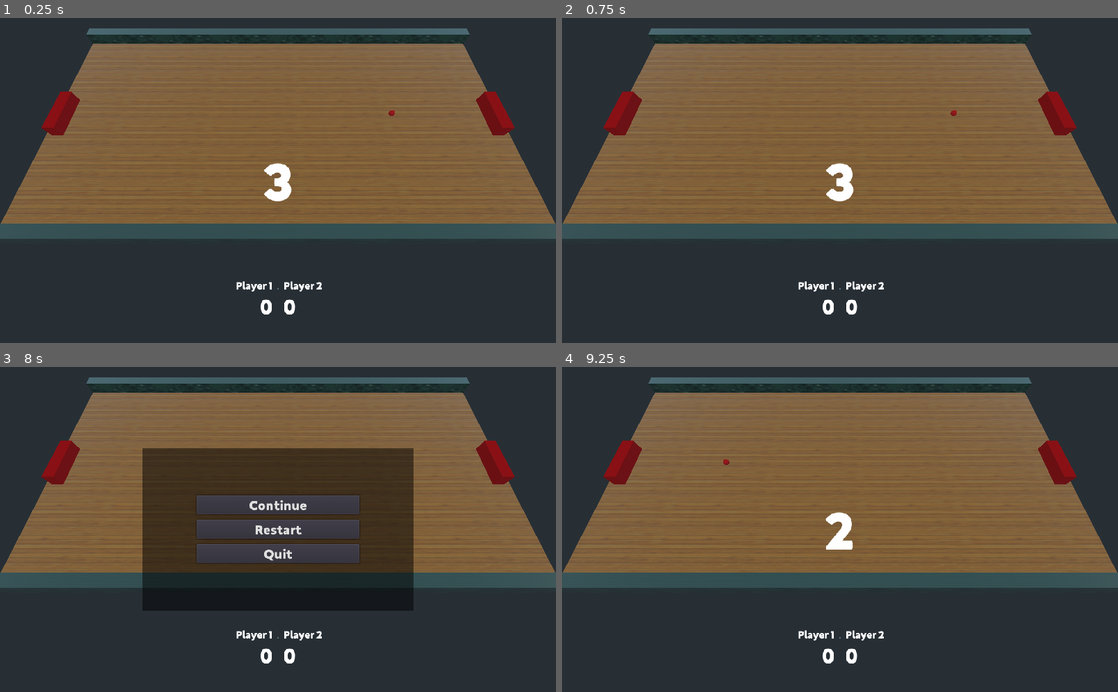
Above: before the commit, frames 1-4 (two rows, left to right).
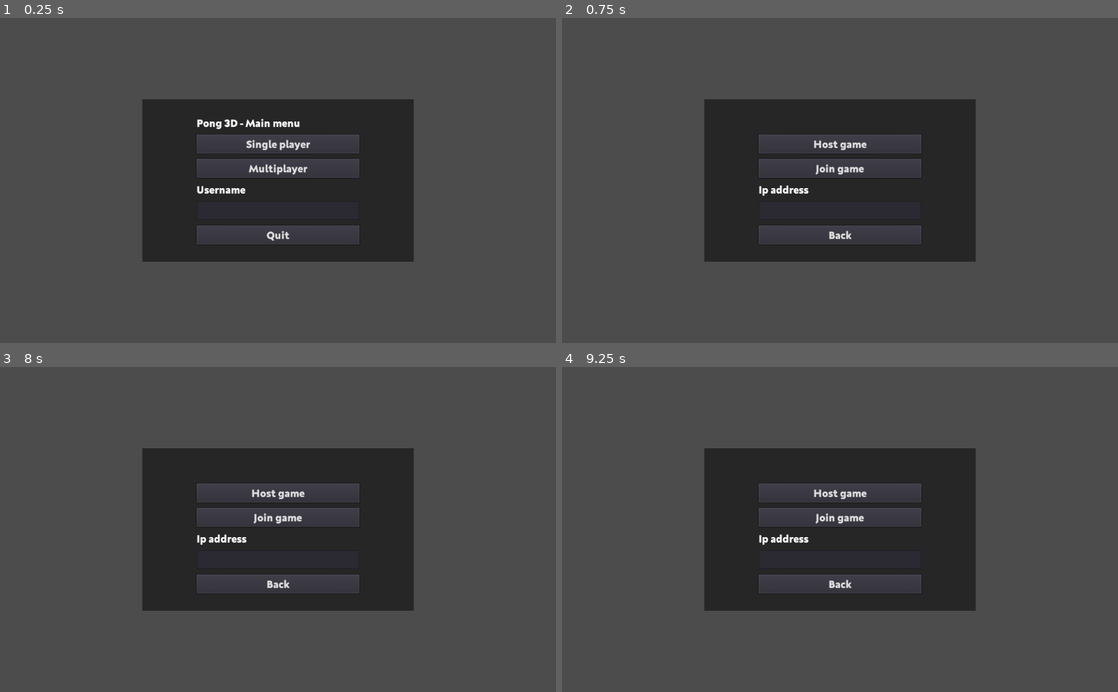
Above: after the commit, the same moments.

Repository: skarjalainen/godot-pong3d
Game: Godot game, scene res://src/Root.tscn
The game is run twice, just before and just after one commit, with the same random seed, the same clock (stepped at 60 frames per second) and the same inputs.
Inputs (mouse positions are in pixels of both pictures, inside the frame that each line leads up to):
- Up to frame 1 (0.25 s): no input
- Up to frame 2 (0.75 s): click (840, 167) at 0.5 s, where only the run after the commit has a clickable "Multiplayer"
- Up to frame 3 (8 s): click (278, 493) at 1.25 s, where only the run after the commit has a clickable "Host game"; click (278, 516) at 2 s, where only the run after the commit has a clickable "Join game"; click (278, 584) at 2.75 s, where only the run after the commit has a clickable "Back"; click (278, 516) at 3.5 s, where only the run after the commit has a clickable "Multiplayer"; tap Enter at 4.25, 5.75 s; tap Space at 5, 7.25 s; tap Escape (ui_cancel) at 7.9 s
- Up to frame 4 (9.25 s): click (840, 529) at 8 s, where only the run before the commit has a clickable "Restart"; tap Enter at 8.75 s

The runs differ from the first frame. In frame 1, 93% of the frame differs, in the area x 0-100%, y 0-100%; in frame 2, 93%; in frame 3, 86%; in frame 4, 93%.

Commit message:
Add mainmenu, network menu, scene changing

Diff:
--- a/project.godot
+++ b/project.godot
@@ -27,6 +27,7 @@
 [autoload]
 
 Global="*res://src/Singletons/Global.gd"
+Scene="*res://src/Singletons/Scene.gd"
 
 [gui]
 
--- a/res/fonts/Neufreit-ExtraBold.tres
+++ b/res/fonts/Neufreit-ExtraBold.tres
@@ -3,5 +3,5 @@
 [ext_resource path="res://res/fonts/Neufreit-ExtraBold.otf" type="DynamicFontData" id=1]
 
 [resource]
-size = 25
+size = 20
 font_data = ExtResource( 1 )
--- /dev/null
+++ b/src/Camera.tscn
@@ -0,0 +1,4 @@
+[gd_scene format=2]
+
+[node name="Camera" type="Camera"]
+transform = Transform( -1.62921e-07, -0.906308, 0.422618, 0, 0.422618, 0.906308, -1, 1.47657e-07, -6.88533e-08, 14, 17, 0 )
--- a/src/Levels/Level1.tscn
+++ b/src/Levels/Level1.tscn
@@ -1,9 +1,13 @@
-[gd_scene load_steps=7 format=2]
+[gd_scene load_steps=11 format=2]
 
+[ext_resource path="res://src/UI/HUD.tscn" type="PackedScene" id=1]
+[ext_resource path="res://src/UI/StartCounter.tscn" type="PackedScene" id=2]
+[ext_resource path="res://src/UI/PauseMenu.tscn" type="PackedScene" id=3]
 [ext_resource path="res://src/Elements/Wall.tscn" type="PackedScene" id=4]
 [ext_resource path="res://src/Actors/Ball.tscn" type="PackedScene" id=5]
 [ext_resource path="res://src/Actors/Player.tscn" type="PackedScene" id=6]
 [ext_resource path="res://src/Elements/Floor.tscn" type="PackedScene" id=7]
+[ext_resource path="res://src/Camera.tscn" type="PackedScene" id=8]
 
 [sub_resource type="PhysicsMaterial" id=1]
 friction = 0.0
@@ -35,3 +39,18 @@
 [node name="Player2" parent="." instance=ExtResource( 6 )]
 transform = Transform( 1, 0, 0, 0, 1, 0, 0, 0, 1, 0, 1, -19 )
 player_id = "p2"
+
+[node name="UI" type="Control" parent="."]
+anchor_right = 1.0
+anchor_bottom = 1.0
+__meta__ = {
+"_edit_use_anchors_": false
+}
+
+[node name="HUD" parent="UI" instance=ExtResource( 1 )]
+
+[node name="StartCounter" parent="UI" instance=ExtResource( 2 )]
+
+[node name="PauseMenu" parent="UI" instance=ExtResource( 3 )]
+
+[node name="Camera" parent="." instance=ExtResource( 8 )]
--- a/src/Root.gd
+++ b/src/Root.gd
@@ -1,16 +1,5 @@
-extends Spatial
+extends Node
 
 
-# Declare member variables here. Examples:
-# var a = 2
-# var b = "text"
-
-
-# Called when the node enters the scene tree for the first time.
 func _ready():
-	pass # Replace with function body.
-
-
-# Called every frame. 'delta' is the elapsed time since the previous frame.
-#func _process(delta):
-#	pass
+	pass
--- a/src/Root.tscn
+++ b/src/Root.tscn
@@ -1,222 +1,9 @@
-[gd_scene load_steps=14 format=2]
+[gd_scene load_steps=3 format=2]
 
-[ext_resource path="res://src/Levels/Level1.tscn" type="PackedScene" id=1]
-[ext_resource path="res://src/UI/StartCounter.gd" type="Script" id=2]
-[ext_resource path="res://res/themes/main.tres" type="Theme" id=3]
-[ext_resource path="res://res/fonts/Neufreit-ExtraBold.otf" type="DynamicFontData" id=4]
-[ext_resource path="res://res/fonts/Neufreit-ExtraBold.tres" type="DynamicFont" id=5]
+[ext_resource path="res://src/UI/MainMenu.tscn" type="PackedScene" id=1]
 [ext_resource path="res://src/Root.gd" type="Script" id=6]
-[ext_resource path="res://src/UI/PauseMenu.gd" type="Script" id=7]
-[ext_resource path="res://src/UI/HUD.gd" type="Script" id=8]
 
-[sub_resource type="DynamicFont" id=1]
-size = 100
-font_data = ExtResource( 4 )
-
-[sub_resource type="DynamicFont" id=2]
-size = 20
-font_data = ExtResource( 4 )
-
-[sub_resource type="DynamicFont" id=3]
-size = 40
-font_data = ExtResource( 4 )
-
-[sub_resource type="DynamicFont" id=4]
-size = 20
-font_data = ExtResource( 4 )
-
-[sub_resource type="DynamicFont" id=5]
-size = 40
-font_data = ExtResource( 4 )
-
-[node name="Root" type="Spatial"]
+[node name="Root" type="Node"]
 script = ExtResource( 6 )
 
-[node name="Level1" parent="." instance=ExtResource( 1 )]
-
-[node name="Camera" type="Camera" parent="."]
-transform = Transform( -1.62921e-07, -0.906308, 0.422618, 0, 0.422618, 0.906308, -1, 1.47656e-07, -6.88533e-08, 14, 17, 0 )
-
-[node name="UI" type="Control" parent="."]
-anchor_right = 1.0
-anchor_bottom = 1.0
-theme = ExtResource( 3 )
-__meta__ = {
-"_edit_use_anchors_": false
-}
-
-[node name="StartCounter" type="MarginContainer" parent="UI"]
-pause_mode = 2
-anchor_left = 0.5
-anchor_top = 0.5
-anchor_right = 0.5
-anchor_bottom = 0.5
-margin_left = -27.5
-margin_top = -58.0
-margin_right = 27.5
-margin_bottom = 58.0
-script = ExtResource( 2 )
-__meta__ = {
-"_edit_use_anchors_": false
-}
-
-[node name="Value" type="Label" parent="UI/StartCounter"]
-margin_right = 55.0
-margin_bottom = 116.0
-custom_fonts/font = SubResource( 1 )
-text = "3"
-
-[node name="Timer" type="Timer" parent="UI/StartCounter"]
-
-[node name="HUD" type="MarginContainer" parent="UI"]
-anchor_top = 1.0
-anchor_right = 1.0
-anchor_bottom = 1.0
-margin_top = -138.0
-custom_constants/margin_right = 20
-custom_constants/margin_top = 20
-custom_constants/margin_left = 20
-custom_constants/margin_bottom = 20
-script = ExtResource( 8 )
-__meta__ = {
-"_edit_use_anchors_": false
-}
-
-[node name="ScoreContainer" type="HBoxContainer" parent="UI/HUD"]
-margin_left = 20.0
-margin_top = 20.0
-margin_right = 1004.0
-margin_bottom = 118.0
-custom_constants/separation = 20
-
-[node name="Player1" type="MarginContainer" parent="UI/HUD/ScoreContainer"]
-margin_right = 482.0
-margin_bottom = 98.0
-size_flags_horizontal = 3
-size_flags_vertical = 3
-
-[node name="DataContainer" type="VBoxContainer" parent="UI/HUD/ScoreContainer/Player1"]
-margin_right = 482.0
-margin_bottom = 98.0
-
-[node name="Name" type="Label" parent="UI/HUD/ScoreContainer/Player1/DataContainer"]
-margin_right = 482.0
-margin_bottom = 23.0
-custom_fonts/font = SubResource( 2 )
-text = "Player 1"
-align = 2
-
-[node name="Score" type="Label" parent="UI/HUD/ScoreContainer/Player1/DataContainer"]
-margin_top = 27.0
-margin_right = 482.0
-margin_bottom = 74.0
-custom_fonts/font = SubResource( 3 )
-text = "0"
-align = 2
-
-[node name="Player2" type="MarginContainer" parent="UI/HUD/ScoreContainer"]
-margin_left = 502.0
-margin_right = 984.0
-margin_bottom = 98.0
-size_flags_horizontal = 3
-size_flags_vertical = 3
-
-[node name="DataContainer" type="VBoxContainer" parent="UI/HUD/ScoreContainer/Player2"]
-margin_right = 482.0
-margin_bottom = 98.0
-
-[node name="Name" type="Label" parent="UI/HUD/ScoreContainer/Player2/DataContainer"]
-margin_right = 482.0
-margin_bottom = 23.0
-custom_fonts/font = SubResource( 4 )
-text = "Player 2"
-
-[node name="Score" type="Label" parent="UI/HUD/ScoreContainer/Player2/DataContainer"]
-margin_top = 27.0
-margin_right = 482.0
-margin_bottom = 74.0
-custom_fonts/font = SubResource( 5 )
-text = "0"
-
-[node name="PauseMenu" type="Popup" parent="UI"]
-pause_mode = 2
-anchor_left = 0.5
-anchor_top = 0.5
-anchor_right = 0.5
-anchor_bottom = 0.5
-margin_left = -512.0
-margin_top = -300.0
-margin_right = 512.0
-margin_bottom = 300.0
-script = ExtResource( 7 )
-__meta__ = {
-"_edit_use_anchors_": false
-}
-
-[node name="ColorRect" type="ColorRect" parent="UI/PauseMenu"]
-anchor_left = 0.5
-anchor_top = 0.5
-anchor_right = 0.5
-anchor_bottom = 0.5
-margin_left = -250.0
-margin_top = -150.0
-margin_right = 250.0
-margin_bottom = 150.0
-rect_min_size = Vector2( 500, 300 )
-color = Color( 0, 0, 0, 0.498039 )
-__meta__ = {
-"_edit_use_anchors_": false
-}
-
-[node name="MarginContainer" type="MarginContainer" parent="UI/PauseMenu/ColorRect"]
-anchor_left = 0.5
-anchor_top = 0.5
-anchor_right = 0.5
-anchor_bottom = 0.5
-margin_left = -250.0
-margin_top = -162.5
-margin_right = 250.0
-margin_bottom = 162.5
-custom_constants/margin_right = 100
-custom_constants/margin_top = 100
-custom_constants/margin_left = 100
-custom_constants/margin_bottom = 100
-__meta__ = {
-"_edit_use_anchors_": false
-}
-
-[node name="ButtonContainer" type="VBoxContainer" parent="UI/PauseMenu/ColorRect/MarginContainer"]
-margin_left = 100.0
-margin_top = 100.0
-margin_right = 400.0
-margin_bottom = 225.0
-custom_constants/separation = 10
-__meta__ = {
-"_edit_use_anchors_": false
-}
-
-[node name="ContinueButton" type="Button" parent="UI/PauseMenu/ColorRect/MarginContainer/ButtonContainer"]
-margin_right = 300.0
-margin_bottom = 35.0
-rect_min_size = Vector2( 300, 0 )
-text = "Continue"
-__meta__ = {
-"_edit_use_anchors_": false
-}
-
-[node name="RestartButton" type="Button" parent="UI/PauseMenu/ColorRect/MarginContainer/ButtonContainer"]
-margin_top = 45.0
-margin_right = 300.0
-margin_bottom = 80.0
-custom_fonts/font = ExtResource( 5 )
-text = "Restart"
-
-[node name="QuitButton" type="Button" parent="UI/PauseMenu/ColorRect/MarginContainer/ButtonContainer"]
-margin_top = 90.0
-margin_right = 300.0
-margin_bottom = 125.0
-custom_fonts/font = ExtResource( 5 )
-text = "Quit"
-[connection signal="pressed" from="UI/PauseMenu/ColorRect/MarginContainer/ButtonContainer/ContinueButton" to="UI/PauseMenu" method="_on_ContinueButton_pressed"]
-[connection signal="pressed" from="UI/PauseMenu/ColorRect/MarginContainer/ButtonContainer/RestartButton" to="UI/PauseMenu" method="_on_RestartButton_pressed"]
-[connection signal="pressed" from="UI/PauseMenu/ColorRect/MarginContainer/ButtonContainer/QuitButton" to="UI/PauseMenu" method="_on_QuitButton_pressed"]
+[node name="MainMenu" parent="." instance=ExtResource( 1 )]
--- a/src/Singletons/Global.gd
+++ b/src/Singletons/Global.gd
@@ -5,6 +5,7 @@
 const SCORE_TO_WIN = 5
 
 var isStartCounter = false
+var isMainMenu = true
 var isPauseMenu = false
 var isGameOver = false
 
--- /dev/null
+++ b/src/Singletons/Scene.gd
@@ -0,0 +1,30 @@
+extends Node
+
+
+var current_scene = null
+
+
+func _ready():
+	var root = get_tree().get_root()
+	current_scene = root.get_child(root.get_child_count() - 1)
+
+
+func goto_scene(path):
+	call_deferred("_deferred_goto_scene", path)
+
+
+func _deferred_goto_scene(path):
+	# It is now safe to remove the current scene
+	current_scene.free()
+
+	# Load the new scene.
+	var s = ResourceLoader.load(path)
+
+	# Instance the new scene.
+	current_scene = s.instance()
+
+	# Add it to the active scene, as child of root.
+	get_tree().get_root().add_child(current_scene)
+
+	# Optionally, to make it compatible with the SceneTree.change_scene() API.
+	get_tree().set_current_scene(current_scene)
--- /dev/null
+++ b/src/UI/HUD.tscn
@@ -0,0 +1,90 @@
+[gd_scene load_steps=7 format=2]
+
+[ext_resource path="res://res/fonts/Neufreit-ExtraBold.otf" type="DynamicFontData" id=1]
+[ext_resource path="res://src/UI/HUD.gd" type="Script" id=2]
+
+[sub_resource type="DynamicFont" id=2]
+size = 20
+font_data = ExtResource( 1 )
+
+[sub_resource type="DynamicFont" id=3]
+size = 40
+font_data = ExtResource( 1 )
+
+[sub_resource type="DynamicFont" id=4]
+size = 20
+font_data = ExtResource( 1 )
+
+[sub_resource type="DynamicFont" id=5]
+size = 40
+font_data = ExtResource( 1 )
+
+[node name="HUD" type="MarginContainer"]
+anchor_top = 1.0
+anchor_right = 1.0
+anchor_bottom = 1.0
+margin_top = -138.0
+custom_constants/margin_right = 20
+custom_constants/margin_top = 20
+custom_constants/margin_left = 20
+custom_constants/margin_bottom = 20
+script = ExtResource( 2 )
+__meta__ = {
+"_edit_use_anchors_": false
+}
+
+[node name="ScoreContainer" type="HBoxContainer" parent="."]
+margin_left = 20.0
+margin_top = 20.0
+margin_right = 1004.0
+margin_bottom = 118.0
+custom_constants/separation = 20
+
+[node name="Player1" type="MarginContainer" parent="ScoreContainer"]
+margin_right = 482.0
+margin_bottom = 98.0
+size_flags_horizontal = 3
+size_flags_vertical = 3
+
+[node name="DataContainer" type="VBoxContainer" parent="ScoreContainer/Player1"]
+margin_right = 482.0
+margin_bottom = 98.0
+
+[node name="Name" type="Label" parent="ScoreContainer/Player1/DataContainer"]
+margin_right = 482.0
+margin_bottom = 23.0
+custom_fonts/font = SubResource( 2 )
+text = "Player 1"
+align = 2
+
+[node name="Score" type="Label" parent="ScoreContainer/Player1/DataContainer"]
+margin_top = 27.0
+margin_right = 482.0
+margin_bottom = 74.0
+custom_fonts/font = SubResource( 3 )
+text = "0"
+align = 2
+
+[node name="Player2" type="MarginContainer" parent="ScoreContainer"]
+margin_left = 502.0
+margin_right = 984.0
+margin_bottom = 98.0
+size_flags_horizontal = 3
+size_flags_vertical = 3
+
+[node name="DataContainer" type="VBoxContainer" parent="ScoreContainer/Player2"]
+margin_right = 482.0
+margin_bottom = 98.0
+
+[node name="Name" type="Label" parent="ScoreContainer/Player2/DataContainer"]
+margin_right = 482.0
+margin_bottom = 23.0
+custom_fonts/font = SubResource( 4 )
+text = "Player 2"
+
+[node name="Score" type="Label" parent="ScoreContainer/Player2/DataContainer"]
+margin_top = 27.0
+margin_right = 482.0
+margin_bottom = 74.0
+custom_fonts/font = SubResource( 5 )
+text = "0"
--- /dev/null
+++ b/src/UI/MainMenu.gd
@@ -0,0 +1,22 @@
+extends Control
+
+
+const PORT = 3000
+
+onready var NameInput = get_node("ColorRect/MarginContainer/ButtonContainer/NameInput")
+
+
+func _ready():
+	pass
+
+
+func _on_SinglePlayerButton_pressed():
+	Scene.goto_scene("res://src/Levels/Level1.tscn")
+
+
+func _on_MultiPlayerButton_pressed():
+	Scene.goto_scene("res://src/UI/NetworkMenu.tscn")
+
+
+func _on_QuitButton_pressed():
+	get_tree().quit()
--- /dev/null
+++ b/src/UI/MainMenu.tscn
@@ -0,0 +1,128 @@
+[gd_scene load_steps=3 format=2]
+
+[ext_resource path="res://res/fonts/Neufreit-ExtraBold.tres" type="DynamicFont" id=1]
+[ext_resource path="res://src/UI/MainMenu.gd" type="Script" id=2]
+
+[node name="MainMenu" type="Control"]
+pause_mode = 2
+anchor_left = 0.5
+anchor_top = 0.5
+anchor_right = 0.5
+anchor_bottom = 0.5
+margin_left = -512.0
+margin_top = -300.0
+margin_right = 512.0
+margin_bottom = 300.0
+script = ExtResource( 2 )
+__meta__ = {
+"_edit_use_anchors_": false
+}
+
+[node name="ColorRect" type="ColorRect" parent="."]
+anchor_left = 0.5
+anchor_top = 0.5
+anchor_right = 0.5
+anchor_bottom = 0.5
+margin_left = -250.0
+margin_top = -150.0
+margin_right = 250.0
+margin_bottom = 150.0
+rect_min_size = Vector2( 500, 300 )
+color = Color( 0, 0, 0, 0.498039 )
+__meta__ = {
+"_edit_use_anchors_": false
+}
+
+[node name="Status" type="Label" parent="ColorRect"]
+margin_left = 10.0
+margin_top = 10.0
+margin_right = 490.0
+margin_bottom = 45.0
+rect_min_size = Vector2( 480, 35 )
+custom_fonts/font = ExtResource( 1 )
+__meta__ = {
+"_edit_use_anchors_": false
+}
+
+[node name="MarginContainer" type="MarginContainer" parent="ColorRect"]
+anchor_left = 0.5
+anchor_top = 0.5
+anchor_right = 0.5
+anchor_bottom = 0.5
+margin_left = -250.0
+margin_top = -218.0
+margin_right = 250.0
+margin_bottom = 218.0
+custom_constants/margin_right = 100
+custom_constants/margin_top = 100
+custom_constants/margin_left = 100
+custom_constants/margin_bottom = 100
+__meta__ = {
+"_edit_use_anchors_": false
+}
+
+[node name="ButtonContainer" type="VBoxContainer" parent="ColorRect/MarginContainer"]
+margin_left = 100.0
+margin_top = 100.0
+margin_right = 400.0
+margin_bottom = 336.0
+custom_constants/separation = 10
+__meta__ = {
+"_edit_use_anchors_": false
+}
+
+[node name="MainMenuLabel" type="Label" parent="ColorRect/MarginContainer/ButtonContainer"]
+margin_right = 300.0
+margin_bottom = 23.0
+rect_min_size = Vector2( 300, 23 )
+custom_fonts/font = ExtResource( 1 )
+text = "Pong 3D - Main menu"
+
+[node name="SinglePlayerButton" type="Button" parent="ColorRect/MarginContainer/ButtonContainer"]
+margin_top = 33.0
+margin_right = 300.0
+margin_bottom = 68.0
+rect_min_size = Vector2( 300, 35 )
+custom_fonts/font = ExtResource( 1 )
+text = "Single player"
+__meta__ = {
+"_edit_use_anchors_": false
+}
+
+[node name="MultiPlayerButton" type="Button" parent="ColorRect/MarginContainer/ButtonContainer"]
+margin_top = 78.0
+margin_right = 300.0
+margin_bottom = 113.0
+rect_min_size = Vector2( 300, 35 )
+custom_fonts/font = ExtResource( 1 )
+text = "Multiplayer"
+
+[node name="UsernameLabel" type="Label" parent="ColorRect/MarginContainer/ButtonContainer"]
+margin_top = 123.0
+margin_right = 300.0
+margin_bottom = 146.0
+rect_min_size = Vector2( 300, 23 )
+custom_fonts/font = ExtResource( 1 )
+text = "Username"
+__meta__ = {
+"_edit_use_anchors_": false
+}
+
+[node name="NameInput" type="TextEdit" parent="ColorRect/MarginContainer/ButtonContainer"]
+margin_top = 156.0
+margin_right = 300.0
+margin_bottom = 191.0
+rect_min_size = Vector2( 300, 35 )
+hint_tooltip = "IP Address"
+custom_fonts/font = ExtResource( 1 )
+
+[node name="QuitButton" type="Button" parent="ColorRect/MarginContainer/ButtonContainer"]
+margin_top = 201.0
+margin_right = 300.0
+margin_bottom = 236.0
+rect_min_size = Vector2( 300, 35 )
+custom_fonts/font = ExtResource( 1 )
+text = "Quit"
+[connection signal="pressed" from="ColorRect/MarginContainer/ButtonContainer/SinglePlayerButton" to="." method="_on_SinglePlayerButton_pressed"]
+[connection signal="pressed" from="ColorRect/MarginContainer/ButtonContainer/MultiPlayerButton" to="." method="_on_MultiPlayerButton_pressed"]
+[connection signal="pressed" from="ColorRect/MarginContainer/ButtonContainer/QuitButton" to="." method="_on_QuitButton_pressed"]
--- /dev/null
+++ b/src/UI/NetworkMenu.gd
@@ -0,0 +1,58 @@
+extends Control
+
+
+const PORT = 3000
+
+onready var Status = get_node("ColorRect/Status")
+onready var IpInput = get_node("ColorRect/MarginContainer/ButtonContainer/IpInput")
+
+
+func _ready():
+	get_tree().connect("connected_to_server", self, "enter_room")
+	get_tree().connect("network_peer_connected", self, "user_entered")
+	get_tree().connect("network_peer_disconnected", self, "user_exited")
+	get_tree().connect("server_disconnected", self, "_server_disconnected")
+
+
+func user_entered(id):
+	Status.text = str(id) + " joined the game"
+
+
+func user_exited(id):
+	Status.text = str(id) + " left the game"
+
+
+func host_game():
+	var host = NetworkedMultiplayerENet.new()
+	host.create_server(PORT, 1)
+	get_tree().network_peer = host
+	Status.text = "Game created, waiting for opponent"
+
+
+func join_game():
+	var ip = IpInput.text
+	var host = NetworkedMultiplayerENet.new()
+	host.create_client(ip, PORT)
+	get_tree().network_peer = host
+
+
+func send_message():
+	var msg = "message"
+	var id = get_tree().get_network_unique_id()
+	rpc("receive_message", id, msg)
+
+
+sync func receive_message(id, msg):
+	Status.text = str(id) + ": " + msg
+
+
+func _on_HostButton_pressed():
+	host_game()
+
+
+func _on_JoinButton_pressed():
+	join_game()
+
+
+func _on_BackButton_pressed():
+	Scene.goto_scene("res://src/UI/MainMenu.tscn")
--- /dev/null
+++ b/src/UI/NetworkMenu.tscn
@@ -0,0 +1,117 @@
+[gd_scene load_steps=3 format=2]
+
+[ext_resource path="res://res/fonts/Neufreit-ExtraBold.tres" type="DynamicFont" id=1]
+[ext_resource path="res://src/UI/NetworkMenu.gd" type="Script" id=2]
+
+[node name="NetworkMenu" type="Control"]
+pause_mode = 2
+anchor_left = 0.5
+anchor_top = 0.5
+anchor_right = 0.5
+anchor_bottom = 0.5
+margin_left = -512.0
+margin_top = -300.0
+margin_right = 512.0
+margin_bottom = 300.0
+script = ExtResource( 2 )
+__meta__ = {
+"_edit_use_anchors_": false
+}
+
+[node name="ColorRect" type="ColorRect" parent="."]
+anchor_left = 0.5
+anchor_top = 0.5
+anchor_right = 0.5
+anchor_bottom = 0.5
+margin_left = -250.0
+margin_top = -150.0
+margin_right = 250.0
+margin_bottom = 150.0
+rect_min_size = Vector2( 500, 300 )
+color = Color( 0, 0, 0, 0.498039 )
+__meta__ = {
+"_edit_use_anchors_": false
+}
+
+[node name="Status" type="Label" parent="ColorRect"]
+margin_left = 10.0
+margin_top = 10.0
+margin_right = 490.0
+margin_bottom = 45.0
+rect_min_size = Vector2( 480, 35 )
+custom_fonts/font = ExtResource( 1 )
+__meta__ = {
+"_edit_use_anchors_": false
+}
+
+[node name="MarginContainer" type="MarginContainer" parent="ColorRect"]
+anchor_left = 0.5
+anchor_top = 0.5
+anchor_right = 0.5
+anchor_bottom = 0.5
+margin_left = -250.0
+margin_top = -185.0
+margin_right = 250.0
+margin_bottom = 185.0
+custom_constants/margin_right = 100
+custom_constants/margin_top = 100
+custom_constants/margin_left = 100
+custom_constants/margin_bottom = 100
+__meta__ = {
+"_edit_use_anchors_": false
+}
+
+[node name="ButtonContainer" type="VBoxContainer" parent="ColorRect/MarginContainer"]
+margin_left = 100.0
+margin_top = 100.0
+margin_right = 400.0
+margin_bottom = 303.0
+custom_constants/separation = 10
+__meta__ = {
+"_edit_use_anchors_": false
+}
+
+[node name="HostButton" type="Button" parent="ColorRect/MarginContainer/ButtonContainer"]
+margin_right = 300.0
+margin_bottom = 35.0
+rect_min_size = Vector2( 300, 35 )
+custom_fonts/font = ExtResource( 1 )
+text = "Host game"
+__meta__ = {
+"_edit_use_anchors_": false
+}
+
+[node name="JoinButton" type="Button" parent="ColorRect/MarginContainer/ButtonContainer"]
+margin_top = 45.0
+margin_right = 300.0
+margin_bottom = 80.0
+rect_min_size = Vector2( 300, 35 )
+custom_fonts/font = ExtResource( 1 )
+text = "Join game"
+
+[node name="Label" type="Label" parent="ColorRect/MarginContainer/ButtonContainer"]
+margin_top = 90.0
+margin_right = 300.0
+margin_bottom = 113.0
+rect_min_size = Vector2( 300, 23 )
+custom_fonts/font = ExtResource( 1 )
+text = "Ip address"
+
+[node name="IpInput" type="TextEdit" parent="ColorRect/MarginContainer/ButtonContainer"]
+margin_top = 123.0
+margin_right = 300.0
+margin_bottom = 158.0
+rect_min_size = Vector2( 300, 35 )
+hint_tooltip = "IP Address"
+custom_fonts/font = ExtResource( 1 )
+
+[node name="BackButton" type="Button" parent="ColorRect/MarginContainer/ButtonContainer"]
+margin_top = 168.0
+margin_right = 300.0
+margin_bottom = 203.0
+rect_min_size = Vector2( 300, 35 )
+custom_fonts/font = ExtResource( 1 )
+text = "Back"
+[connection signal="pressed" from="ColorRect/MarginContainer/ButtonContainer/HostButton" to="." method="_on_HostButton_pressed"]
+[connection signal="pressed" from="ColorRect/MarginContainer/ButtonContainer/JoinButton" to="." method="_on_JoinButton_pressed"]
+[connection signal="pressed" from="ColorRect/MarginContainer/ButtonContainer/BackButton" to="." method="_on_BackButton_pressed"]
--- a/src/UI/PauseMenu.gd
+++ b/src/UI/PauseMenu.gd
@@ -28,8 +28,9 @@
 
 func _on_RestartButton_pressed():
 	close()
-	get_tree().change_scene("res://src/Root.tscn")
+	Scene.goto_scene("res://src/Levels/Level1.tscn")
 
 
 func _on_QuitButton_pressed():
-	get_tree().quit()
+	close()
+	Scene.goto_scene("res://src/UI/MainMenu.tscn")
--- /dev/null
+++ b/src/UI/PauseMenu.tscn
@@ -0,0 +1,89 @@
+[gd_scene load_steps=3 format=2]
+
+[ext_resource path="res://res/fonts/Neufreit-ExtraBold.tres" type="DynamicFont" id=1]
+[ext_resource path="res://src/UI/PauseMenu.gd" type="Script" id=2]
+
+[node name="PauseMenu" type="Popup"]
+pause_mode = 2
+visible = true
+anchor_left = 0.5
+anchor_top = 0.5
+anchor_right = 0.5
+anchor_bottom = 0.5
+margin_left = -512.0
+margin_top = -300.0
+margin_right = 512.0
+margin_bottom = 300.0
+script = ExtResource( 2 )
+__meta__ = {
+"_edit_use_anchors_": false
+}
+
+[node name="ColorRect" type="ColorRect" parent="."]
+anchor_left = 0.5
+anchor_top = 0.5
+anchor_right = 0.5
+anchor_bottom = 0.5
+margin_left = -250.0
+margin_top = -150.0
+margin_right = 250.0
+margin_bottom = 150.0
+rect_min_size = Vector2( 500, 300 )
+color = Color( 0, 0, 0, 0.498039 )
+__meta__ = {
+"_edit_use_anchors_": false
+}
+
+[node name="MarginContainer" type="MarginContainer" parent="ColorRect"]
+anchor_left = 0.5
+anchor_top = 0.5
+anchor_right = 0.5
+anchor_bottom = 0.5
+margin_left = -250.0
+margin_top = -162.5
+margin_right = 250.0
+margin_bottom = 162.5
+custom_constants/margin_right = 100
+custom_constants/margin_top = 100
+custom_constants/margin_left = 100
+custom_constants/margin_bottom = 100
+__meta__ = {
+"_edit_use_anchors_": false
+}
+
+[node name="ButtonContainer" type="VBoxContainer" parent="ColorRect/MarginContainer"]
+margin_left = 100.0
+margin_top = 100.0
+margin_right = 400.0
+margin_bottom = 225.0
+custom_constants/separation = 10
+__meta__ = {
+"_edit_use_anchors_": false
+}
+
+[node name="ContinueButton" type="Button" parent="ColorRect/MarginContainer/ButtonContainer"]
+margin_right = 300.0
+margin_bottom = 29.0
+rect_min_size = Vector2( 300, 0 )
+custom_fonts/font = ExtResource( 1 )
+text = "Continue"
+__meta__ = {
+"_edit_use_anchors_": false
+}
+
+[node name="RestartButton" type="Button" parent="ColorRect/MarginContainer/ButtonContainer"]
+margin_top = 39.0
+margin_right = 300.0
+margin_bottom = 68.0
+custom_fonts/font = ExtResource( 1 )
+text = "Restart"
+
+[node name="QuitButton" type="Button" parent="ColorRect/MarginContainer/ButtonContainer"]
+margin_top = 78.0
+margin_right = 300.0
+margin_bottom = 107.0
+custom_fonts/font = ExtResource( 1 )
+text = "Quit"
+[connection signal="pressed" from="ColorRect/MarginContainer/ButtonContainer/ContinueButton" to="." method="_on_ContinueButton_pressed"]
+[connection signal="pressed" from="ColorRect/MarginContainer/ButtonContainer/RestartButton" to="." method="_on_RestartButton_pressed"]
+[connection signal="pressed" from="ColorRect/MarginContainer/ButtonContainer/QuitButton" to="." method="_on_QuitButton_pressed"]
--- /dev/null
+++ b/src/UI/StartCounter.tscn
@@ -0,0 +1,31 @@
+[gd_scene load_steps=4 format=2]
+
+[ext_resource path="res://res/fonts/Neufreit-ExtraBold.otf" type="DynamicFontData" id=1]
+[ext_resource path="res://src/UI/StartCounter.gd" type="Script" id=2]
+
+[sub_resource type="DynamicFont" id=1]
+size = 100
+font_data = ExtResource( 1 )
+
+[node name="StartCounter" type="MarginContainer"]
+pause_mode = 2
+anchor_left = 0.5
+anchor_top = 0.5
+anchor_right = 0.5
+anchor_bottom = 0.5
+margin_left = -27.5
+margin_top = -58.0
+margin_right = 27.5
+margin_bottom = 58.0
+script = ExtResource( 2 )
+__meta__ = {
+"_edit_use_anchors_": false
+}
+
+[node name="Value" type="Label" parent="."]
+margin_right = 55.0
+margin_bottom = 116.0
+custom_fonts/font = SubResource( 1 )
+text = "3"
+
+[node name="Timer" type="Timer" parent="."]
Not shown, changed: main/index.pck
